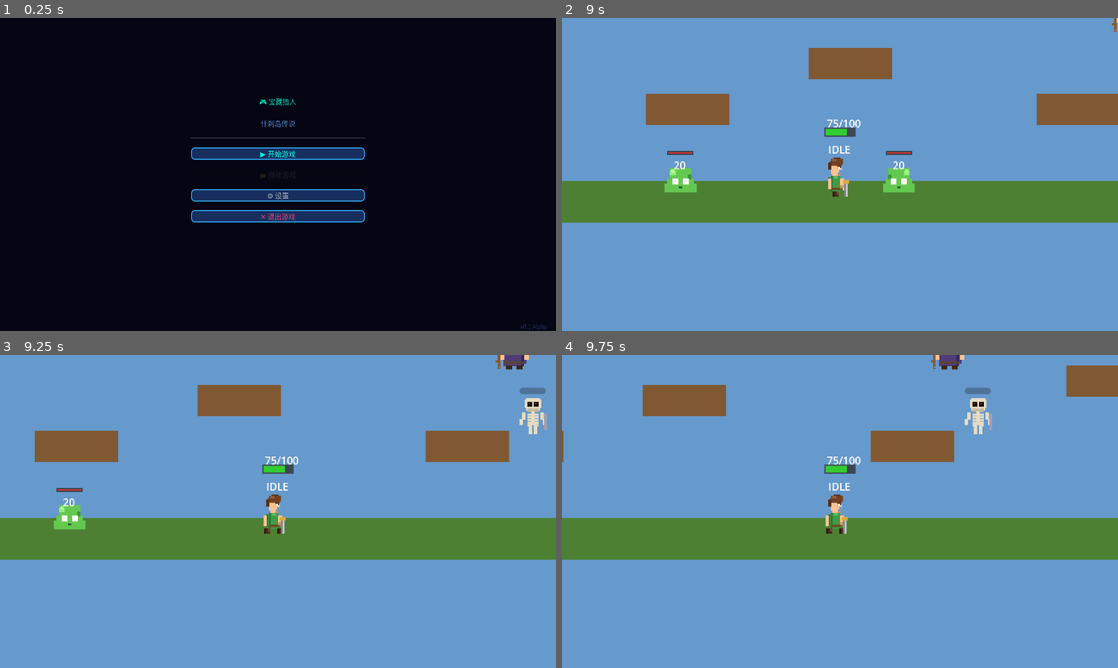
Above: before the commit, frames 1-4 (two rows, left to right).
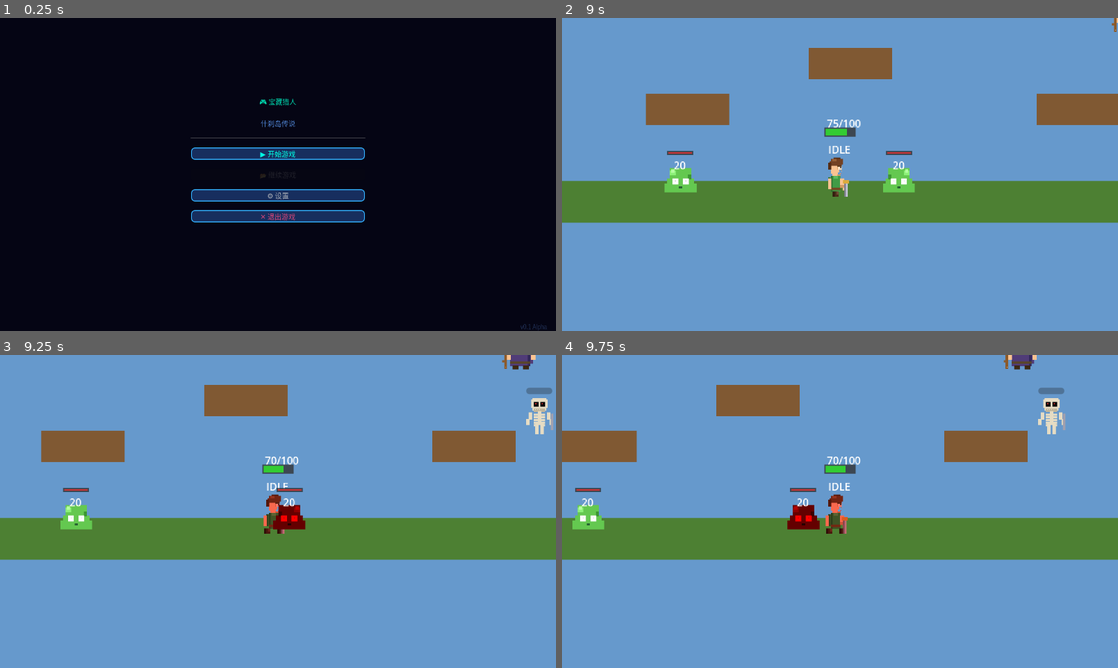
Above: after the commit, the same moments.

Repository: wenzy-tech/godot-adventure
Game: Godot game, scene res://Levels/TitleScreen.tscn
Same seed, same stepped clock (60 frames per second), same inputs: the game is played once before the commit and once after it.
Inputs:
- Up to frame 1 (0.25 s): no input
- Up to frame 2 (9 s): click "▶ 开始游戏" at 0.5 s; tap Enter at 1.25 s; hold D 1.28-2.78 s; tap J every 1.5 s from 1.35 to 8.85 s; tap W at 1.52, 2.27, 3.77, 4.52, 5.27, 6.77, 7.52, 8.27 s; tap Shift every 1.5 s from 2.1 to 8.1 s; hold A 2.78-3.53 s; hold D 3.53-5.03 s; hold A 5.03-5.78 s; hold D 5.78-6.53 s; hold A 6.53-8.03 s; tap Space at 8 s; hold D from 8.03 s (still down)
- Up to frame 3 (9.25 s): keep holding D
- Up to frame 4 (9.75 s): keep holding D; tap Shift at 9.6 s

Frames 1-2 are identical in both runs. In frame 3, 2.4% of the frame differs, in the area x 6-100%, y 0-58%; in frame 4, 10%, in the area x 0-100%, y 0-58%.
Error after the commit: Cannot call method 'start' on a null value. (res://Enemies/BaseEnemy.gd:56)

Commit message:
Add enemy hit feedback: red flash + hurt timer
- BaseEnemy: add sprite.modulate = RED on hit, auto-recover after 0.15s
- Add HurtTimer node to BaseEnemy.tscn

Diff:
--- a/Enemies/BaseEnemy.gd
+++ b/Enemies/BaseEnemy.gd
@@ -19,10 +19,12 @@
 
 @onready var sprite: Sprite2D = $Sprite2D
 @onready var animation_player: AnimationPlayer = $AnimationPlayer
+@onready var hurt_timer: Timer = $HurtTimer
 
 func _ready() -> void:
 	current_hp = max_hp
 	add_to_group("enemies")
+	hurt_timer.timeout.connect(_on_hurt_timer_timeout)
 
 func _physics_process(delta: float) -> void:
 	if not is_alive:
@@ -34,6 +36,10 @@
 
 	update_enemy(delta)
 
+func _on_hurt_timer_timeout() -> void:
+	is_hurt = false
+	sprite.modulate = Color.WHITE
+
 func update_enemy(delta: float) -> void:
 	# 重写实现具体敌人行为
 	pass
@@ -44,6 +50,10 @@
 
 	current_hp -= amount
 	is_hurt = true
+
+	# 受伤闪烁效果
+	sprite.modulate = Color.RED
+	hurt_timer.start(0.15)
 
 	# 更新血条
 	if has_node("HealthBar"):
--- a/Enemies/BaseEnemy.tscn
+++ b/Enemies/BaseEnemy.tscn
@@ -28,3 +28,7 @@
 shape = SubResource("CollisionShape2D_enemy")
 
 [node name="AnimationPlayer" type="AnimationPlayer" parent="."]
+
+[node name="HurtTimer" type="Timer" parent="."]
+wait_time = 0.15
+one_shot = true
